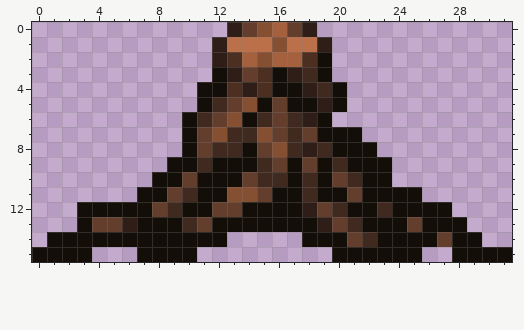
Two versions of one pixel-art sprite, content/Entities/Nature/Pine/tree.pine.00.stump.png. Above: the version before the commit.
The file is 32x16 pixels.
Now the later version:
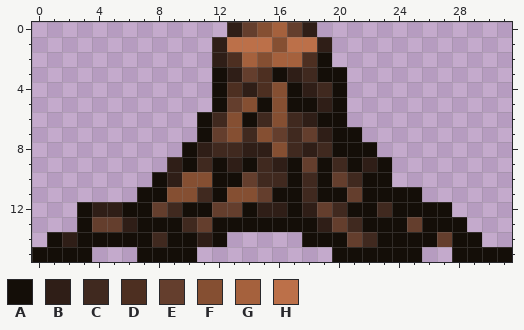
Palette (. is transparent): A #140e08  B #2f1e17  C #40291f  D #4d2f21  E #643e2d  F #854f32  G #a5613d  H #bc7049
The exact change:
{"y":3,"x":20,"old":".","new":"A"}
{"y":4,"x":11,"old":"A","new":"."}
{"y":4,"x":16,"old":"A","new":"F"}
{"y":5,"x":11,"old":"AC","new":".A"}
{"y":5,"x":16,"old":"E","new":"F"}
{"y":6,"x":10,"old":"ACE","new":".AC"}
{"y":6,"x":16,"old":"E","new":"F"}
{"y":6,"x":20,"old":".","new":"A"}
{"y":7,"x":10,"old":"AEFC","new":".AEF"}
{"y":7,"x":19,"old":"A","new":"B"}
{"y":8,"x":11,"old":"E","new":"B"}
{"y":8,"x":14,"old":"AE","new":"BB"}
{"y":9,"x":9,"old":"A","new":"B"}
{"y":9,"x":13,"old":"A","new":"B"}
{"y":9,"x":16,"old":"E","new":"B"}
{"y":9,"x":22,"old":"A","new":"B"}
{"y":10,"x":9,"old":"AEA","new":"BFF"}
{"y":11,"x":9,"old":"ECA","new":"FFC"}
{"y":12,"x":4,"old":"AA","new":"BB"}
{"y":12,"x":15,"old":"AA","new":"BB"}
{"y":14,"x":2,"old":"A","new":"B"}
{"y":14,"x":8,"old":"A","new":"C"}
{"y":14,"x":11,"old":"A","new":"B"}
{"label":"changed","picture_box":[62,67,377,247]}
